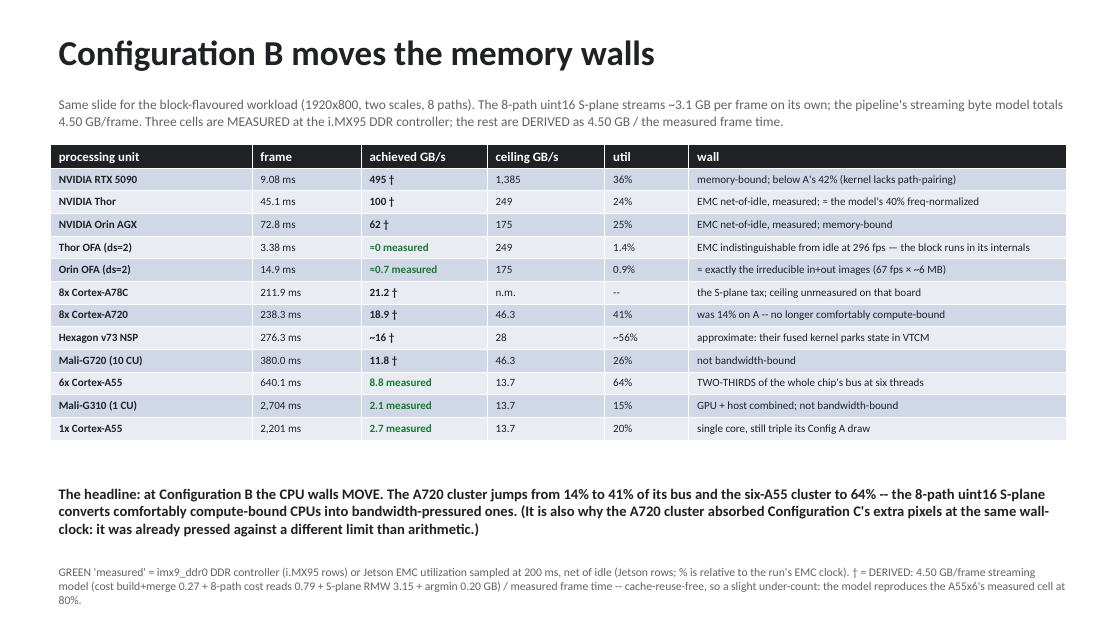
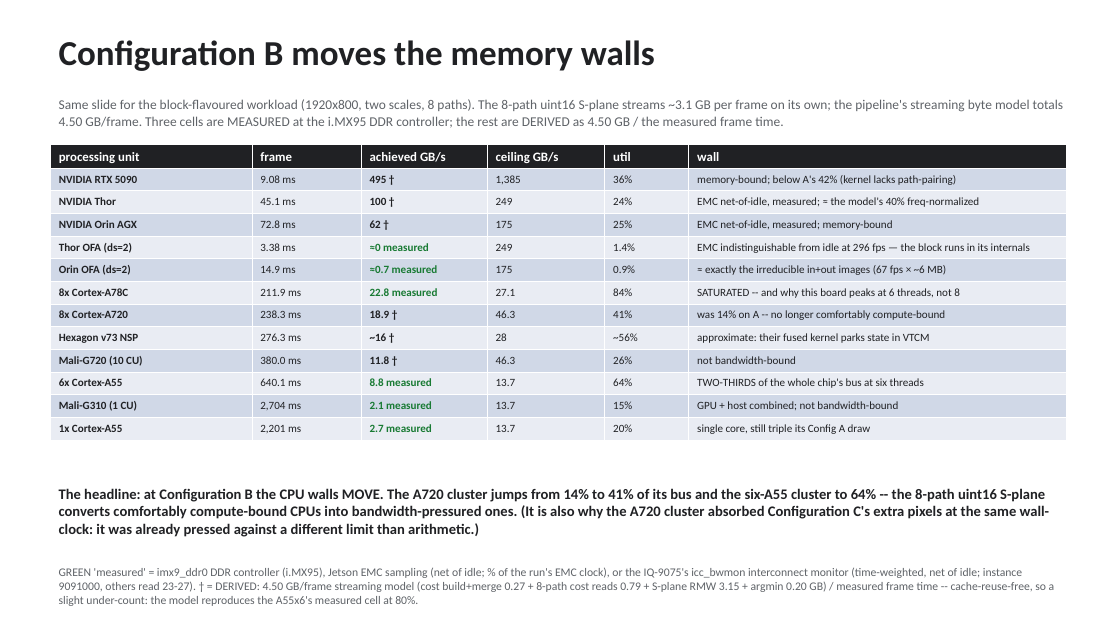
Before and after one commit to kylefoxaustin/sgm-bench, a slide deck: slide 3 of docs/sgm-results.pptx. Drawn at 1120x630 pixels with LibreOffice and Linux fonts; fonts in the diff are those of the drawing. Boxes give left, top, right and bottom in pixels: in the first picture for what was removed or moved away, otherwise in the second. Text is boxed around its words. In the diff, an @@ line names an element or a change of style, - is before the commit and + after.

Commit message:
A78C DDR cells go MEASURED -- and the cluster is bandwidth-saturated on B
qualcomm's icc_bwmon recipe (tracepoint, time-weighted per their three
caveats): Config B 22.8 GB/s net, Config C 23.8, idle 0.81, instance 9091000
with the others reading 23-27. Ceiling MEASURED at 27.1 GB/s by our own copy
probe with bwmon independently reading 27-28.5 during it -- two instruments
agreeing within 5%. The headline cell: the A78C cluster runs Config B at ~84%
of its measured DDR ceiling -- SATURATED, which finally explains the
long-standing 6-threads-beats-8 behaviour on that board. 'Stated, not
guessed' upgraded to measured throughout (A-table ceilings, both bandwidth
slides, B/C summary columns).

```diff
--- a/docs/sgm-results.pptx
+++ b/docs/sgm-results.pptx
@@ table at (x1=50, y1=145, x2=1067, y2=439) @@
-row 7: 8x Cortex-A78C | 211.9 ms | 21.2 † | n.m. | -- | the S-plane tax; ceiling unmeasured on that board
+row 7: 8x Cortex-A78C | 211.9 ms | 22.8 measured | 27.1 | 84% | SATURATED -- and why this board peaks at 6 threads, not 8
@@ text at (x1=59, y1=567, x2=1055, y2=606): text changed @@
-GREEN 'measured' = imx9_ddr0 DDR controller (i.MX95 rows) or Jetson EMC utilization sampled at 200 ms, net of idle (Jetson rows; % is relative to the run's EMC clock). † = DERIVED: 4.50 GB/frame streaming model (cost build+merge 0.27 + 8-path cost reads 0.79 + S-plane RMW 3.15 + argmin 0.20 GB) / measured frame time -- cache-reuse-free, so a slight under-count: the model reproduces the A55x6's measured cell at 80%.
+GREEN 'measured' = imx9_ddr0 DDR controller (i.MX95), Jetson EMC sampling (net of idle; % of the run's EMC clock), or the IQ-9075's icc_bwmon interconnect monitor (time-weighted, net of idle; instance 9091000, others read 23-27). † = DERIVED: 4.50 GB/frame streaming model (cost build+merge 0.27 + 8-path cost reads 0.79 + S-plane RMW 3.15 + argmin 0.20 GB) / measured frame time -- cache-reuse-free, so a slight under-count: the model reproduces the A55x6's measured cell at 80%.
```
Also in this commit, not shown: 4 other slides changed, 2 other files.
